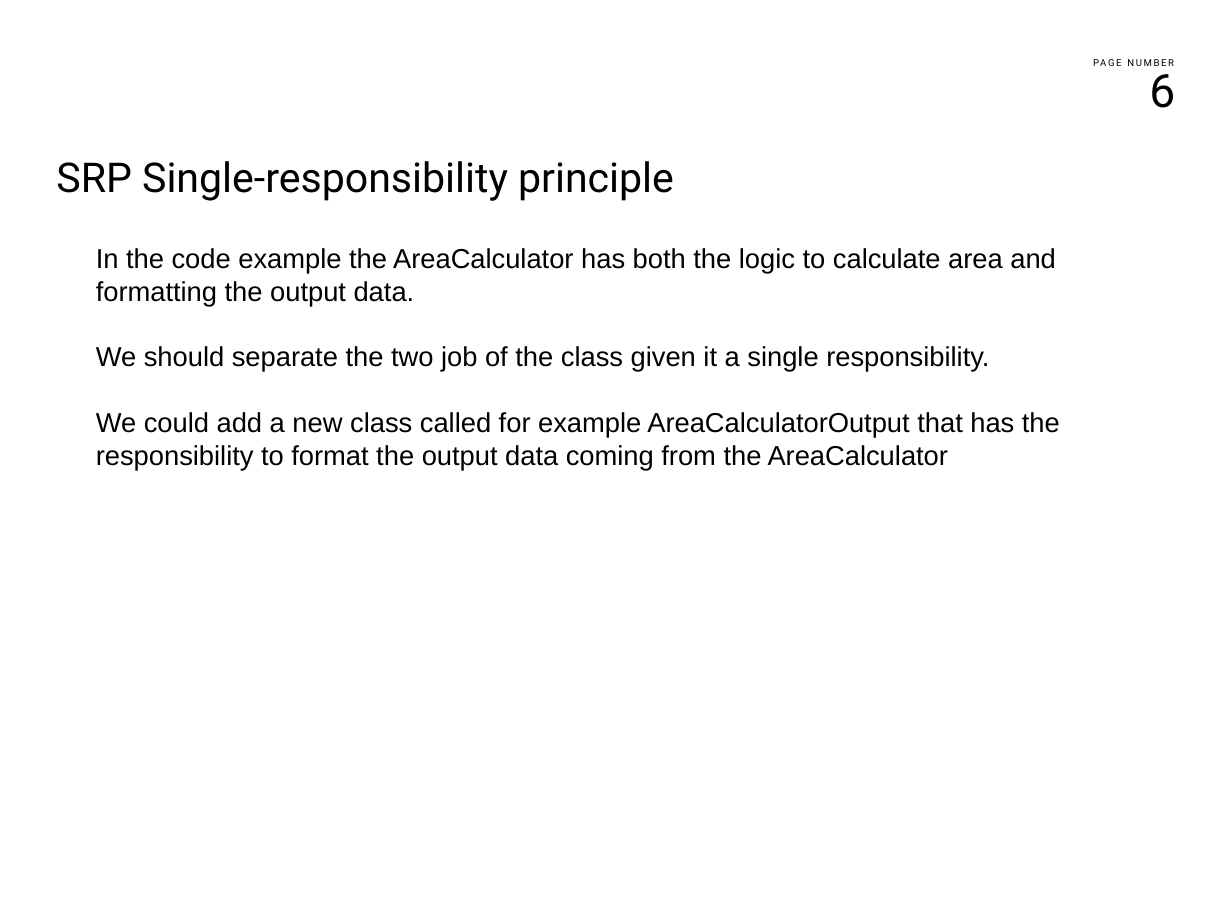
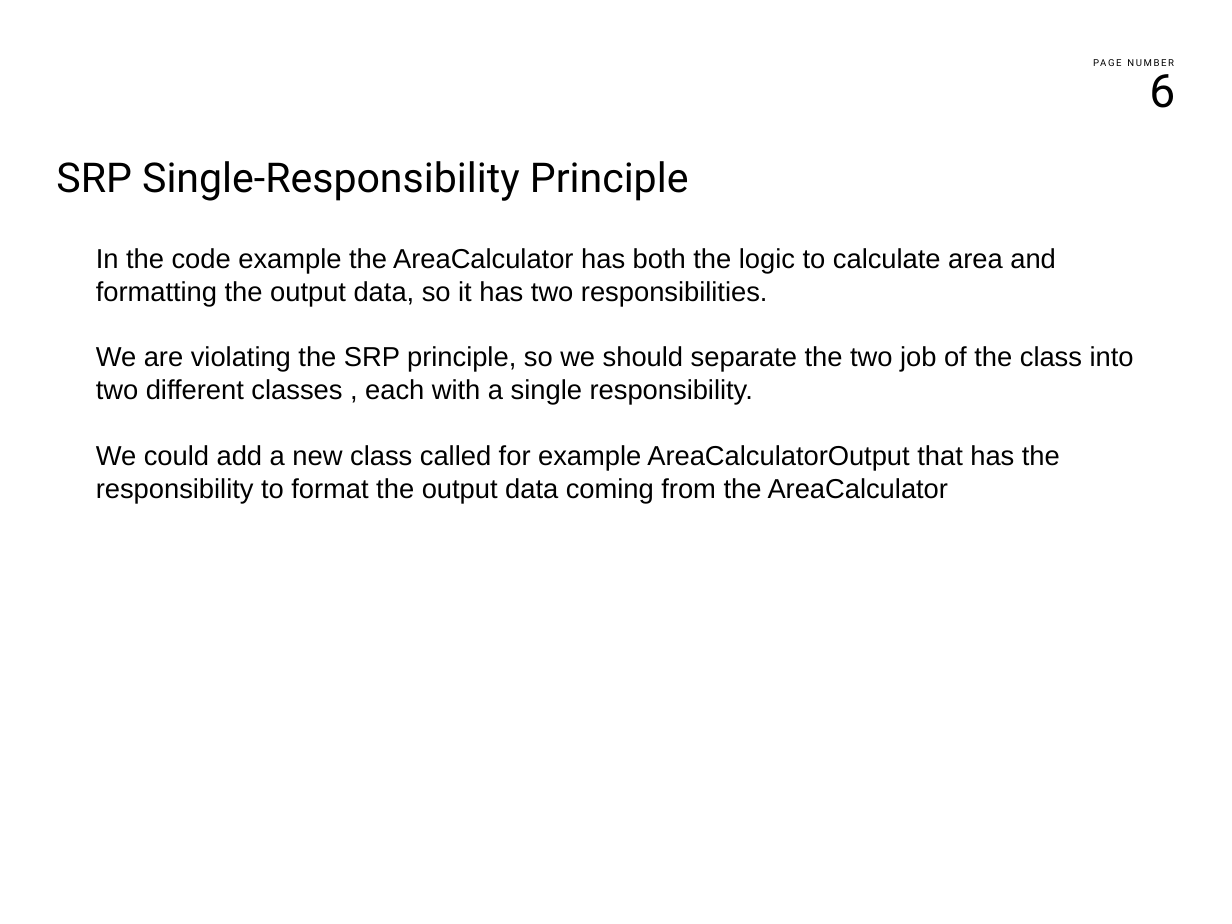
Before and after one commit to franco-melandri/SOLID, a slide deck: slide 6 of docs/solid.pptx. Drawn at 1232x924 pixels with LibreOffice and Linux fonts; fonts in the diff are those of the drawing; background and template pictures are left out. Boxes give left, top, right and bottom in pixels: in the first picture for what was removed or moved away, otherwise in the second. Text is boxed around its words. In the diff, an @@ line names an element or a change of style, - is before the commit and + after.

Commit message:
Improve code example

```diff
--- a/docs/solid.pptx
+++ b/docs/solid.pptx
@@ text at (x1=56, y1=161, x2=689, y2=201): text changed @@
-SRP Single-responsibility principle
+SRP Single-Responsibility Principle
@@ text at (x1=96, y1=248, x2=1134, y2=405): text changed @@
-In the code example the AreaCalculator has both the logic to calculate area and formatting the output data.
-We should separate the two job of the class given it a single responsibility.
+In the code example the AreaCalculator has both the logic to calculate area and formatting the output data, so it has two responsibilities.
+We are violating the SRP principle, so we should separate the two job of the class into two different classes , each with a single responsibility.
```
Also in this commit, not shown: 3 other slides changed, 5 slides added, 6 other files.
